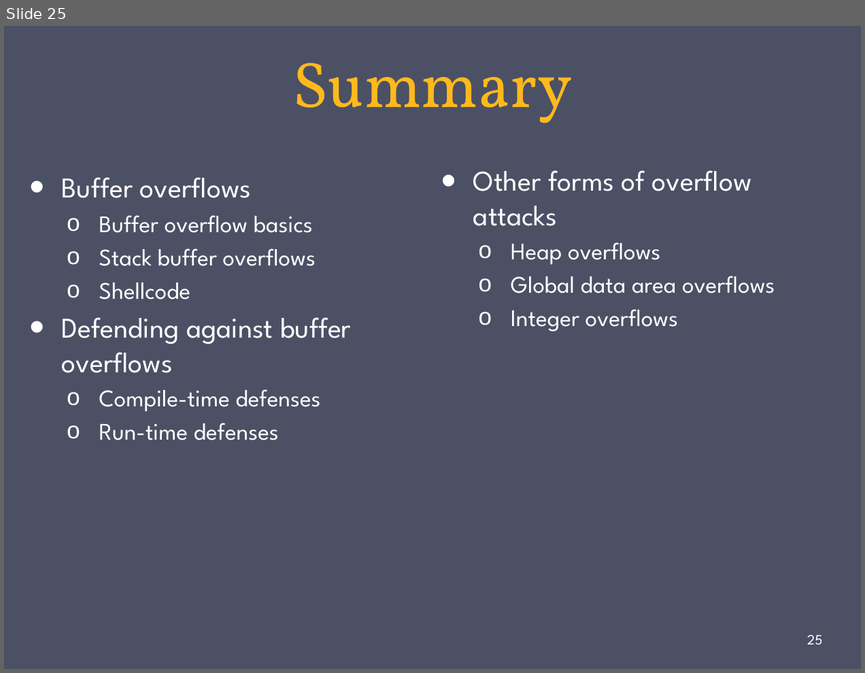
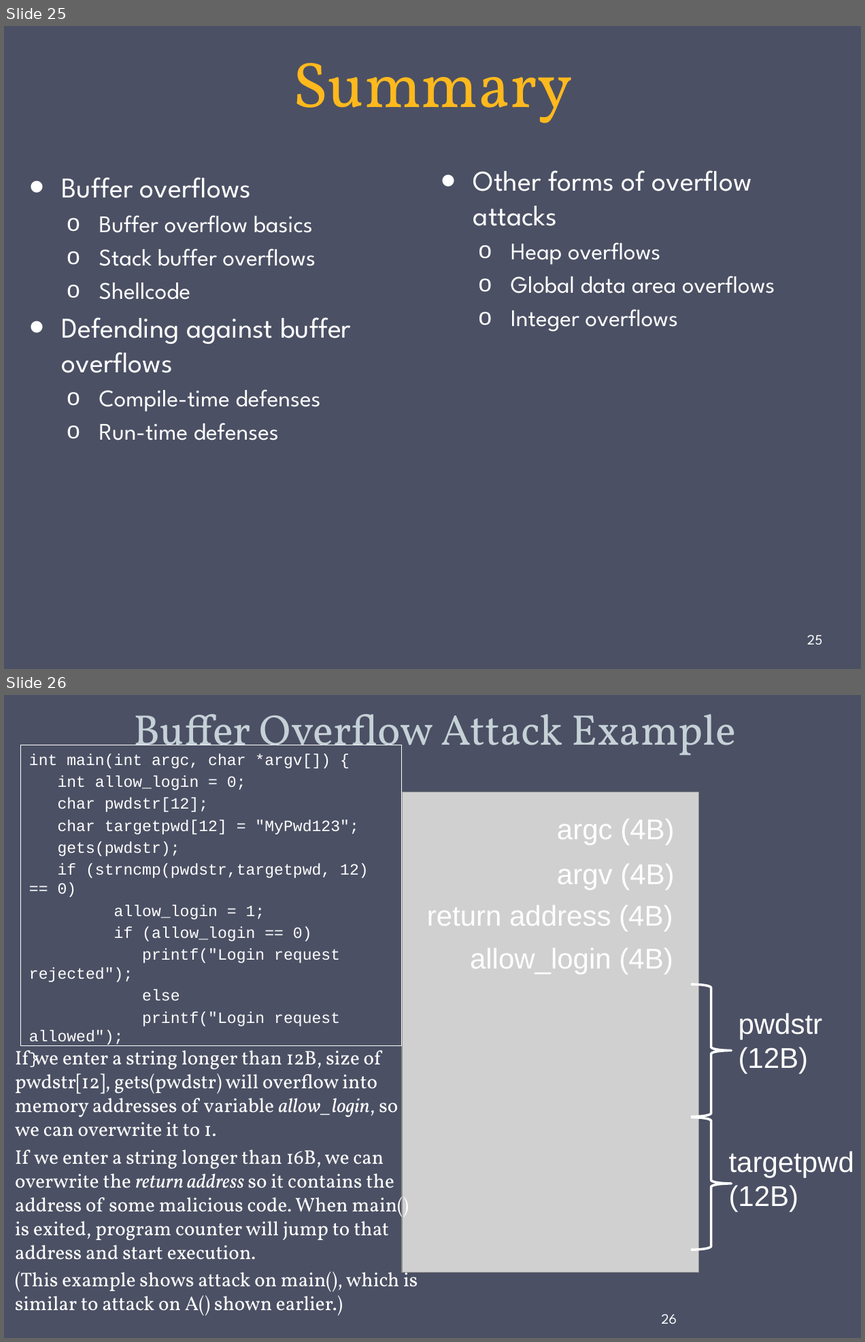
Before and after one commit to gulaoshi/gu.github.io, a slide deck: InfoSec/PPTs/CH10-Buffer Overflow.pptx. Shown one above the other, each under a label of ours: slide 25 before the commit, slides 25 and 26 after it. The pictures are 865x673 and 865x1342 pixels, drawn with LibreOffice and Linux fonts; fonts in the diff are those of the drawing; grey boxes stand for pictures. Boxes give left, top, right and bottom in pixels: in the first picture for what was removed or moved away, otherwise in the second. Text is boxed around its words. In the diff, an @@ line names an element or a change of style, - is before the commit and + after.

```diff
--- a/InfoSec/PPTs/CH10-Buffer Overflow.pptx
+++ b/InfoSec/PPTs/CH10-Buffer Overflow.pptx
@@ slide 26 added at [4,695,861,1338], background #4B5064 @@
@@ title added at [134,714,736,764], 36 pt, text #C5D1D7 @@
+Buffer Overflow Attack Example
@@ text added at [20,745,402,1045], outline #FFFFFF 0.75 pt, 13.2 pt, text #FFFFFF @@
+int main(int argc, char *argv[]) {
+int allow_login = 0;
+char pwdstr[12];
+char targetpwd[12] = "MyPwd123";
+gets(pwdstr);
+if (strncmp(pwdstr,targetpwd, 12) == 0)
+allow_login = 1;
+if (allow_login == 0)
+printf("Login request rejected");
+else
+printf("Login request allowed");
+}
@@ text added at [15,1050,417,1315], 16.6 pt, text #FFFFFF @@
+If we enter a string longer than 12B, size of pwdstr[12], gets(pwdstr) will overflow into memory addresses of variable allow_login, so we can overwrite it to 1.
+If we enter a string longer than 16B, we can overwrite the return address so it contains the address of some malicious code. When main() is exited, program counter will jump to that address and start execution.
+(This example shows attack on main(), which is similar to attack on A() shown earlier.)
@@ group added at [402,792,854,1272]: 6 texts, 2 right braces, 1 picture @@
+argc (4B)
+argv (4B)
+return address (4B)
+allow_login (4B)
+pwdstr
+(12B)
+targetpwd
+(12B)
@@ page number added at [661,1314,677,1323], 12 pt, text #FFFFFF @@
+26
```
Also in this commit, not shown: 2 other slides added, 10 other files.
